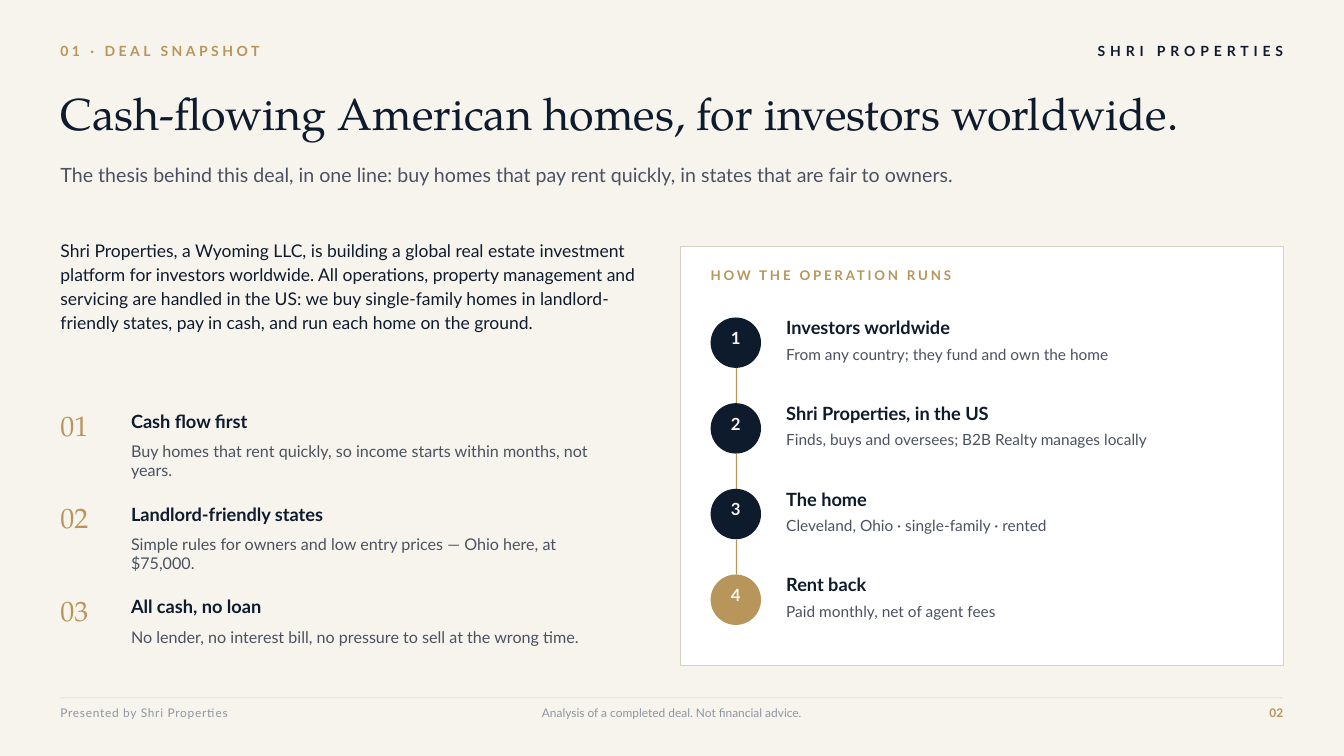
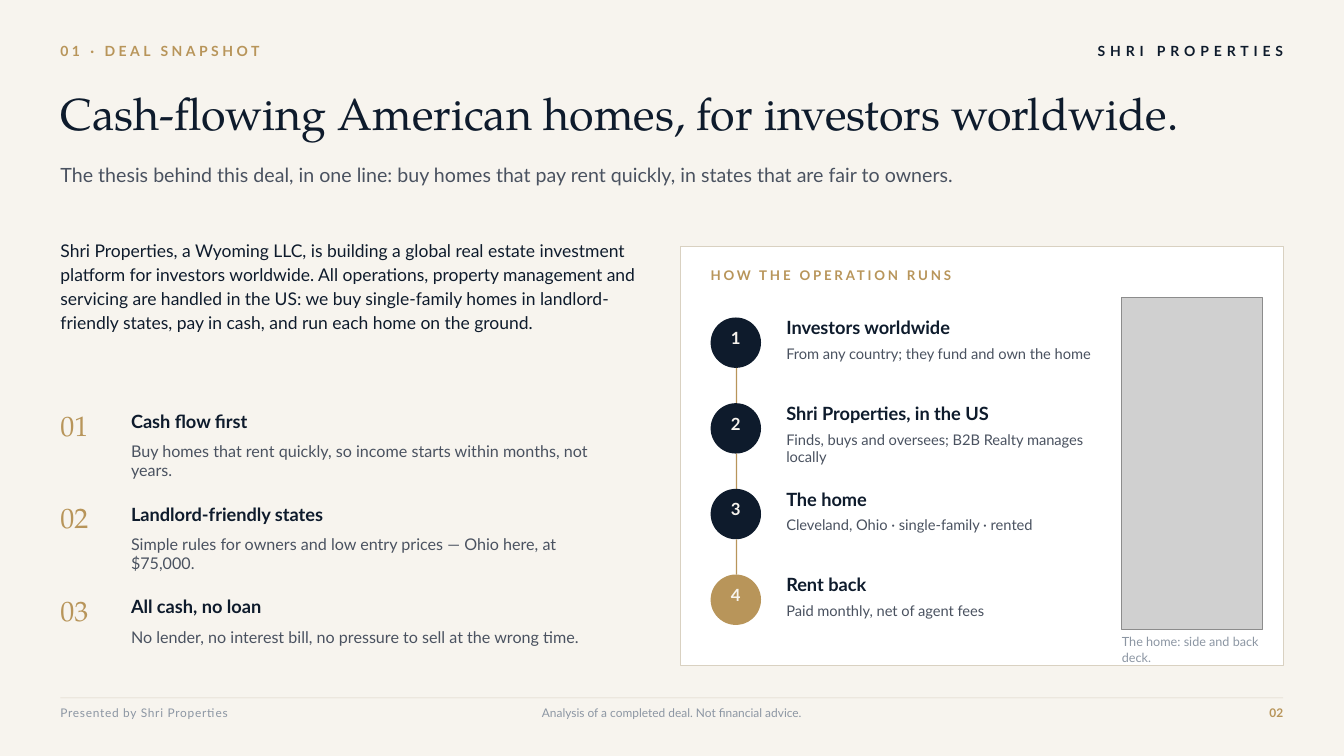
Before and after one commit to sidatreya/returns-calculator, a slide deck: slide 2 of case-study/shri-properties-case-study-4081-e64th.pptx. Drawn at 1344x756 pixels with LibreOffice and Linux fonts; fonts in the diff are those of the drawing; grey boxes stand for pictures. Boxes give left, top, right and bottom in pixels: in the first picture for what was removed or moved away, otherwise in the second. Text is boxed around its words. In the diff, an @@ line names an element or a change of style, - is before the commit and + after.

Commit message:
Investor Pack: add 7 privacy-blurred exterior photos to deck, deal sheet, proposal, gallery and ZIP

```diff
--- a/case-study/shri-properties-case-study-4081-e64th.pptx
+++ b/case-study/shri-properties-case-study-4081-e64th.pptx
@@ picture added at (x1=1122, y1=297, x2=1263, y2=630) @@
@@ size 11 to 10.5 pt in 4 elements at (x1=786, y1=348, x2=1091, y2=362), (x1=786, y1=434, x2=1083, y2=465), (x1=786, y1=519, x2=1033, y2=533), (x1=786, y1=605, x2=985, y2=619) @@
@@ text added at (x1=1122, y1=637, x2=1259, y2=662), 9 pt, text #8C96A3 @@
+The home: side and back deck.
```
Also in this commit, not shown: 3 other slides changed, 17 other files.
